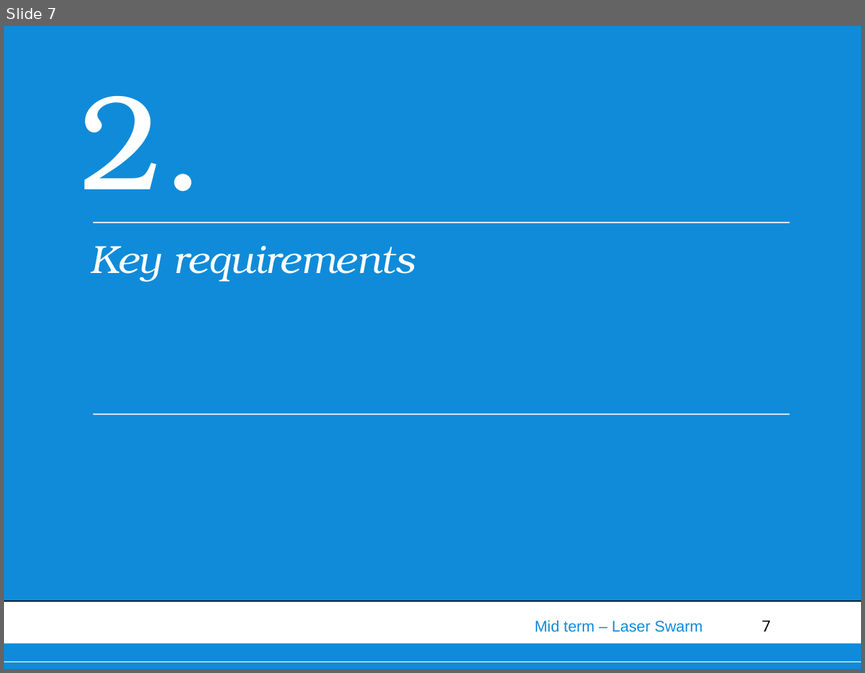
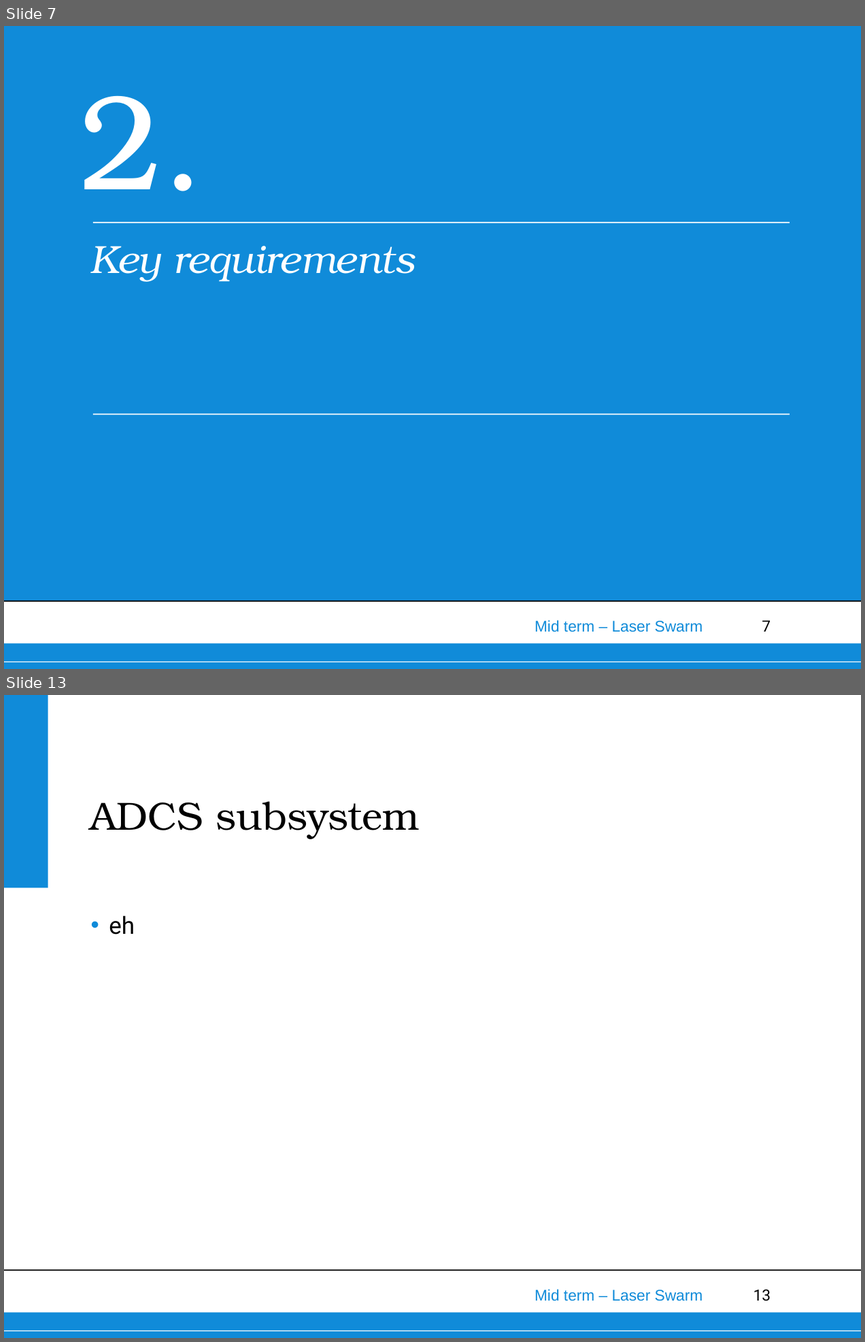
Before and after one commit to thewisenerd/laser-swarm, a slide deck: midTermPresentation/MidTermPresentation.ppt. Shown one above the other, each under a label of ours: slide 7 before the commit, slides 7 and 13 after it; the slides between them are not shown. The pictures are 865x673 and 865x1342 pixels, drawn with LibreOffice and Linux fonts; fonts in the diff are those of the drawing; background and template pictures are left out. Boxes give left, top, right and bottom in pixels: in the first picture for what was removed or moved away, otherwise in the second. Text is boxed around its words. In the diff, an @@ line names an element or a change of style, - is before the commit and + after.

```diff
--- a/midTermPresentation/MidTermPresentation.ppt
+++ b/midTermPresentation/MidTermPresentation.ppt
@@ slide 13 added at bbox=[4, 695, 861, 1338], background #FFFFFF; not listed: 6 template elements that a slide beside it also shows @@
@@ title added at bbox=[90, 801, 419, 839], 33 pt, text #000000 @@
+ADCS subsystem
@@ text added at bbox=[109, 915, 135, 934], 20 pt, text #000000 @@
+• eh
```
Also in this commit, not shown: 3 slides changed, 10 other slides added, 4 slides removed.
